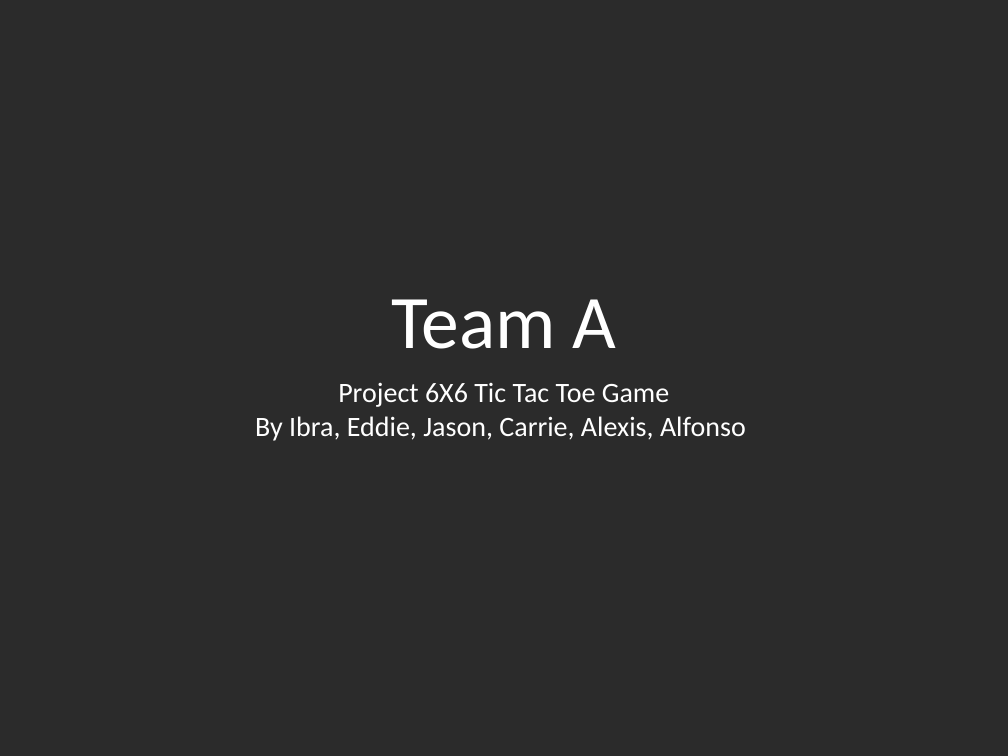
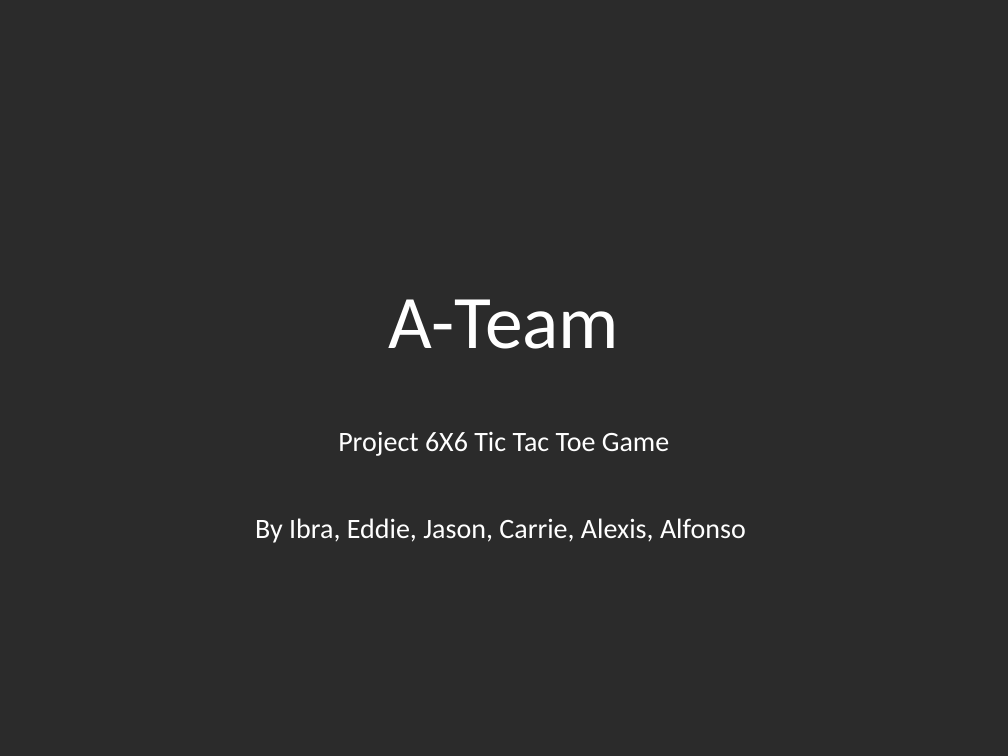
Before and after one commit to Amatarasu/A-Team, a slide deck: slide 1 of Power Point Presentation.pptx. Drawn at 1008x756 pixels with LibreOffice and Linux fonts; fonts in the diff are those of the drawing; background and template pictures are left out; a plain dark background stands for a picture behind light text. Boxes give left, top, right and bottom in pixels: in the first picture for what was removed or moved away, otherwise in the second. Text is boxed around its words. In the diff, an @@ line names an element or a change of style, - is before the commit and + after.

```diff
--- a/Power Point Presentation.pptx
+++ b/Power Point Presentation.pptx
@@ text at [389, 299, 620, 349]: text changed @@
-Team A
+A-Team
@@ text "Project 6X6 Tic Tac Toe ..." rewrapped from [255, 382, 746, 441] to [255, 431, 746, 543] @@
```
Also in this commit, not shown: 7 other slides changed, 2 other files.
